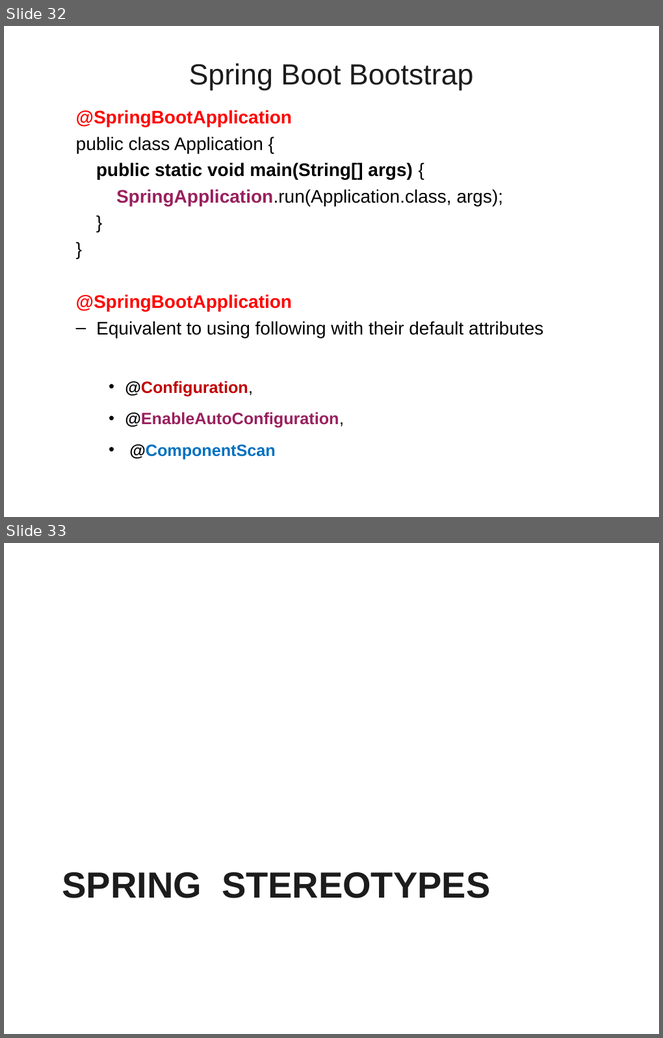
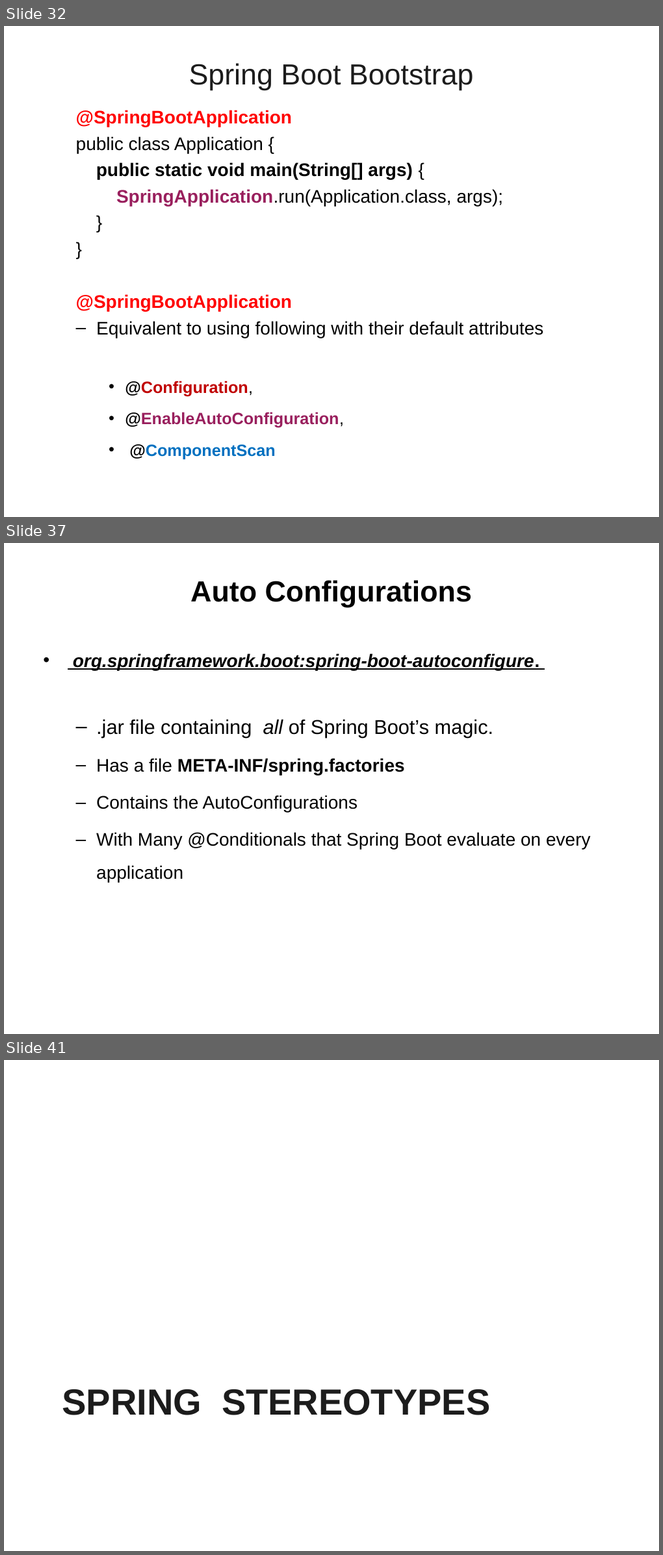
Before and after one commit to vatsanTraining/corejava, a slide deck: SpringBoot_Module1.ppt. Shown one above the other, each under a label of ours: slides 32 and 33 before the commit, slides 32, 37 and 41 after it; the slides between them are not shown. The pictures are 663x1038 and 663x1555 pixels, drawn with LibreOffice and Linux fonts; fonts in the diff are those of the drawing; background and template pictures are left out. Boxes give left, top, right and bottom in pixels: in the first picture for what was removed or moved away, otherwise in the second. Text is boxed around its words. In the diff, an @@ line names an element or a change of style, - is before the commit and + after.

```diff
--- a/SpringBoot_Module1.ppt
+++ b/SpringBoot_Module1.ppt
@@ slide 37 added at box(4, 543, 659, 1034), background picture (left out) @@
@@ title added at box(191, 580, 472, 607), 32 pt, text #000000, bold @@
+Auto Configurations
@@ text added at box(73, 653, 591, 882), 20 pt, text #000000 @@
+• org.springframework.boot:spring-boot-autoconfigure.
+  – .jar file containing all of Spring Boot’s magic.
+  – Has a file META-INF/spring.factories
+  – Contains the AutoConfigurations
+  – With Many @Conditionals that Spring Boot evaluate on every application
@@ what was slide 33 is now slide 41 @@
```
Also in this commit, not shown: 1 slide changed, 7 other slides added.
